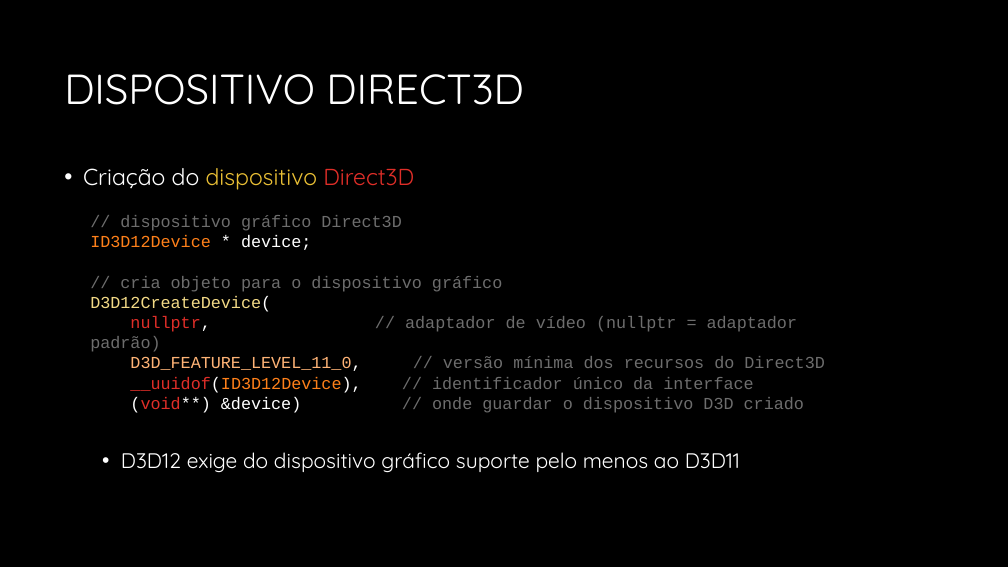
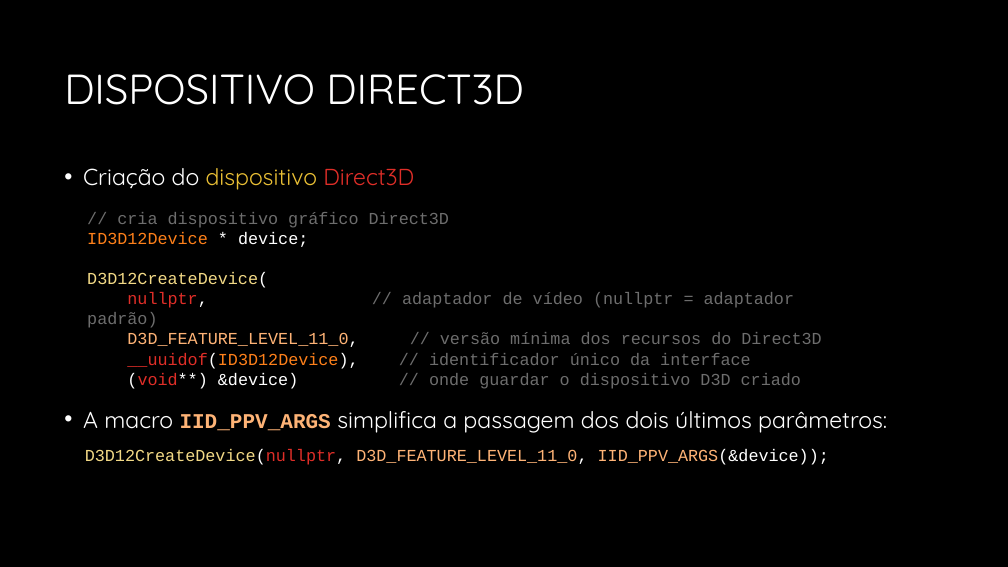
Before and after one commit to JudsonSS/CG, a slide deck: slide 8 of Slides/06. Inicialização do Direct3D.pptx (slide 5 before the commit). Drawn at 1008x567 pixels with LibreOffice and Linux fonts; fonts in the diff are those of the drawing; background and template pictures are left out. Boxes give left, top, right and bottom in pixels: in the first picture for what was removed or moved away, otherwise in the second. Text is boxed around its words. In the diff, an @@ line names an element or a change of style, - is before the commit and + after.

```diff
--- a/Slides/06. Inicialização do Direct3D.pptx
+++ b/Slides/06. Inicialização do Direct3D.pptx
@@ text at (117,212,449,228): text changed @@
-// dispositivo gráfico Direct3D
+// cria dispositivo gráfico Direct3D
@@ text at (120,276,502,292): paragraph removed @@
-// cria objeto para o dispositivo gráfico
@@ text at (83,411,887,433): text changed; size 20 to 22 pt @@
-  • D3D12 exige do dispositivo gráfico suporte pelo menos ao D3D11
+• A macro IID_PPV_ARGS simplifica a passagem dos dois últimos parâmetros:
@@ text added at (85,449,829,465), 16 pt, text #FEB376 @@
+D3D12CreateDevice(nullptr, D3D_FEATURE_LEVEL_11_0, IID_PPV_ARGS(&device));
```
Also in this commit, not shown: 13 other slides changed, 3 slides added.
